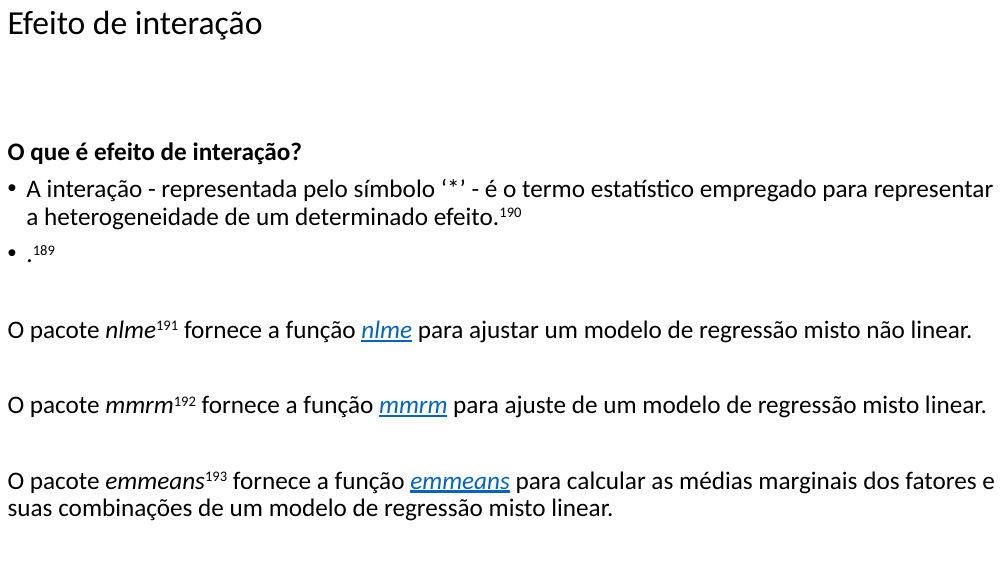
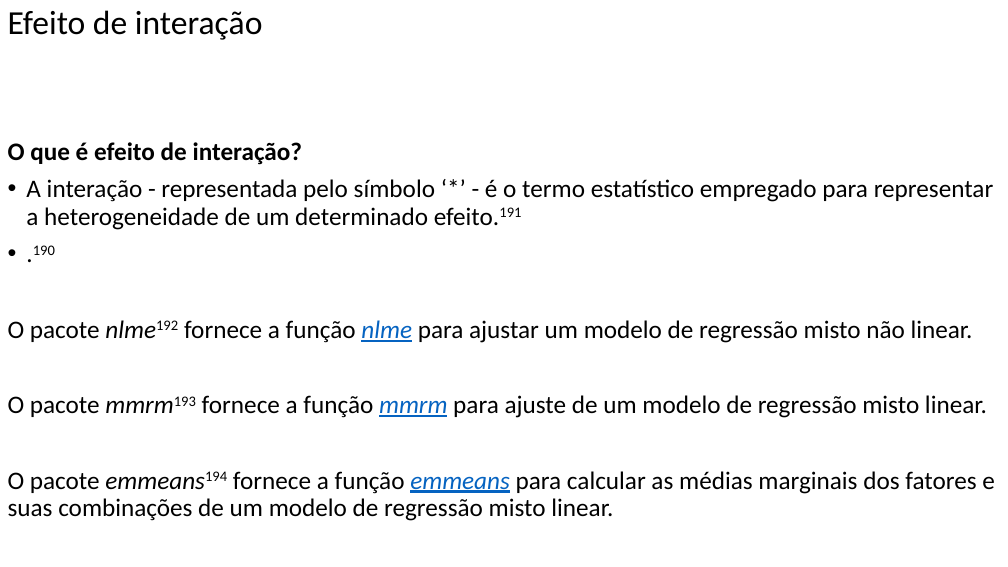
Before and after one commit to FerreiraAS/Ciencia-com-R, a slide deck: slide 112 of docs/Ciencia-com-R.pptx. Drawn at 1008x567 pixels with LibreOffice and Linux fonts; fonts in the diff are those of the drawing. Boxes give left, top, right and bottom in pixels: in the first picture for what was removed or moved away, otherwise in the second. Text is boxed around its words. In the diff, an @@ line names an element or a change of style, - is before the commit and + after.

```diff
--- a/docs/Ciencia-com-R.pptx
+++ b/docs/Ciencia-com-R.pptx
@@ text at <box>8,179,995,516</box>: text changed @@
-• A interação - representada pelo símbolo ‘*’ - é o termo estatístico empregado para representar a heterogeneidade de um determinado efeito.190
-• .189
-O pacote nlme191 fornece a função nlme para ajustar um modelo de regressão misto não linear.
-O pacote mmrm192 fornece a função mmrm para ajuste de um modelo de regressão misto linear.
-O pacote emmeans193 fornece a função emmeans para calcular as médias marginais dos fatores e suas combinações de um modelo de regressão misto linear.
+• A interação - representada pelo símbolo ‘*’ - é o termo estatístico empregado para representar a heterogeneidade de um determinado efeito.191
+• .190
+O pacote nlme192 fornece a função nlme para ajustar um modelo de regressão misto não linear.
+O pacote mmrm193 fornece a função mmrm para ajuste de um modelo de regressão misto linear.
+O pacote emmeans194 fornece a função emmeans para calcular as médias marginais dos fatores e suas combinações de um modelo de regressão misto linear.
```
Also in this commit, not shown: 31 other slides changed, 39 other files.
